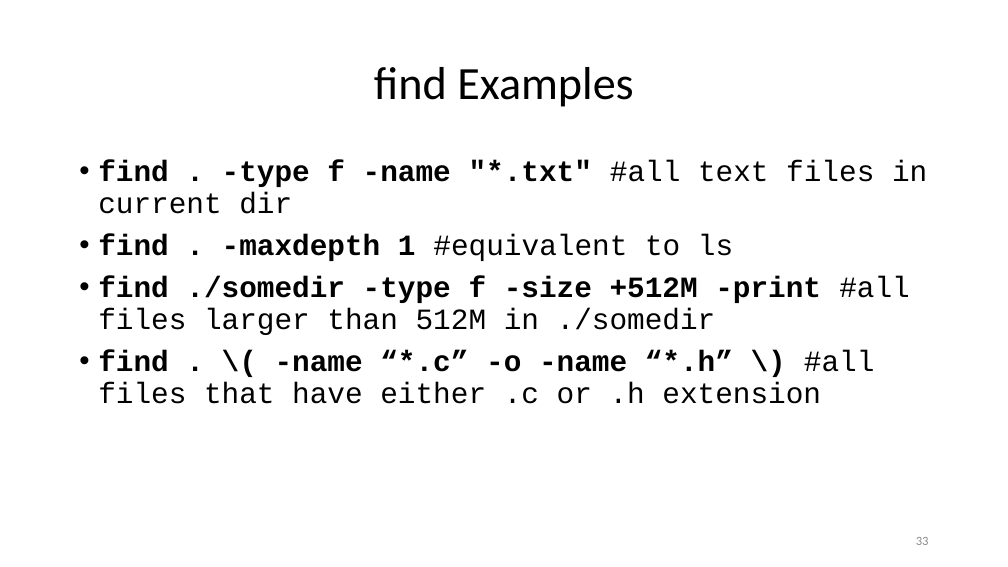
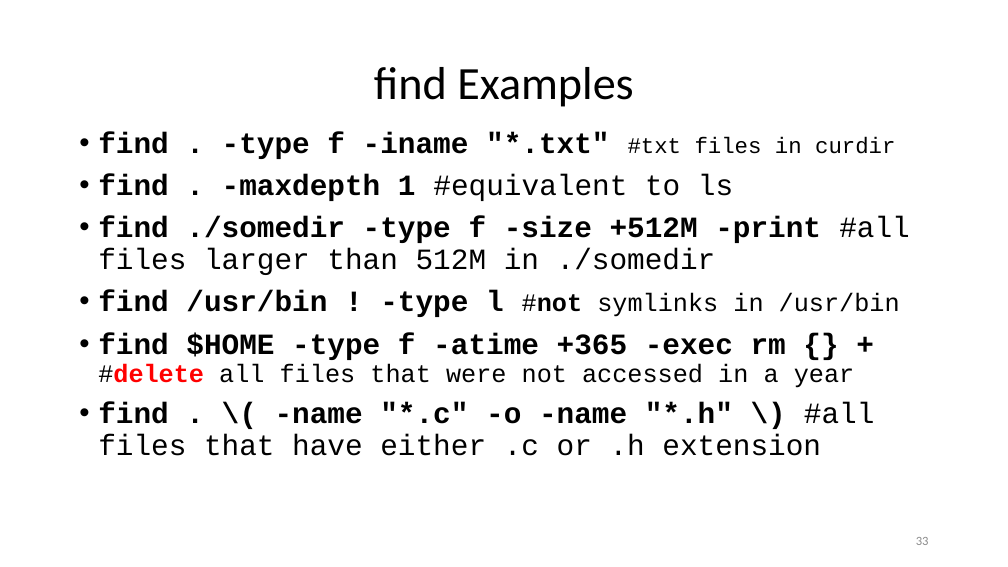
Before and after one commit to ketancmaheshwari/lisa19, a slide deck: slide 33 of lpt_LISA.pptx. Drawn at 1008x567 pixels with LibreOffice and Linux fonts; fonts in the diff are those of the drawing. Boxes give left, top, right and bottom in pixels: in the first picture for what was removed or moved away, otherwise in the second. Text is boxed around its words. In the diff, an @@ line names an element or a change of style, - is before the commit and + after.

Commit message:
Some more examples

```diff
--- a/lpt_LISA.pptx
+++ b/lpt_LISA.pptx
@@ text "find . -type f -iname ...": place and size @@
-text "find . -type f -iname ..." at (98,160,927,404)
+text "find . -type f -iname ..." at (98,132,910,456)
@@ text at (98,132,895,159): text changed; bold on @@
-• find . -type f -name "*.txt" #all text files in current dir
+• find . -type f -iname "*.txt" #txt files in curdir
@@ text at (98,291,900,456): text changed; bold on @@
-• find . \( -name “*.c” -o -name “*.h” \) #all files that have either .c or .h extension
+• find /usr/bin ! -type l #not symlinks in /usr/bin
+• find $HOME -type f -atime +365 -exec rm {} +
+  #delete all files that were not accessed in a year
+• find . \( -name "*.c" -o -name "*.h" \) #all files that have either .c or .h extension
```
Also in this commit, not shown: 2 other slides changed, 1 other file.
